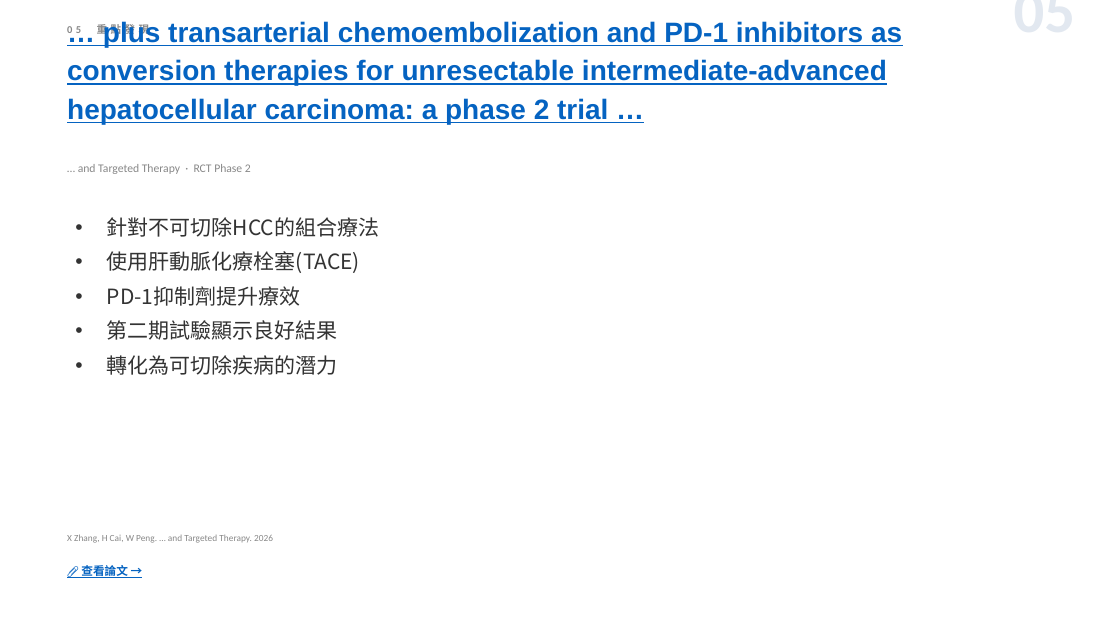
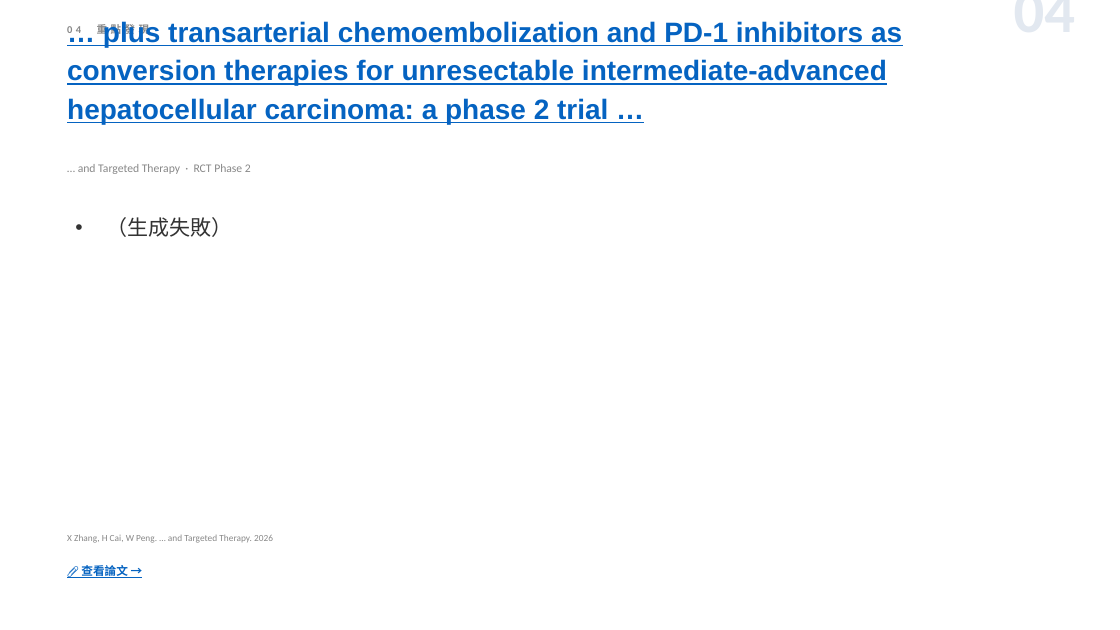
Before and after one commit to jejenhu-maker/hcc-weekly-digest, a slide deck: slide 6 of docs/digest-zh.pptx (slide 7 before the commit). Drawn at 1120x630 pixels with LibreOffice and Linux fonts; fonts in the diff are those of the drawing. Boxes give left, top, right and bottom in pixels: in the first picture for what was removed or moved away, otherwise in the second. Text is boxed around its words. In the diff, an @@ line names an element or a change of style, - is before the commit and + after.

```diff
--- a/docs/digest-zh.pptx
+++ b/docs/digest-zh.pptx
@@ text at (67, 22, 150, 36): text changed @@
-05 重點發現
+04 重點發現
@@ text at (840, 8, 1075, 8): text changed @@
-05
+04
@@ text at (107, 217, 233, 237): text changed @@
-• 針對不可切除HCC的組合療法
-• 使用肝動脈化療栓塞(TACE)
-• PD-1抑制劑提升療效
-• 第二期試驗顯示良好結果
-• 轉化為可切除疾病的潛力
+• （生成失敗）
```
Also in this commit, not shown: 12 other slides changed, 1 slide added, 1 slide removed, 2 other files.
